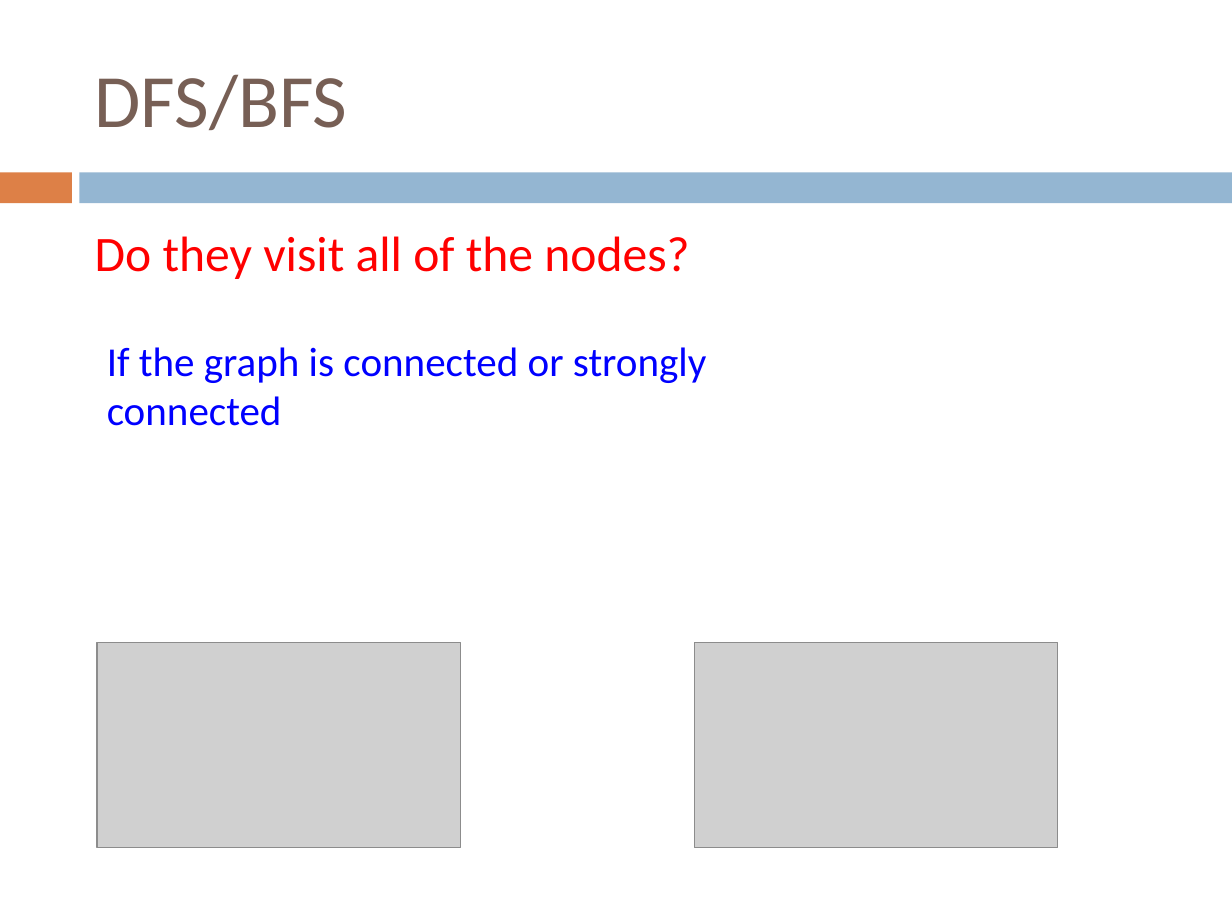
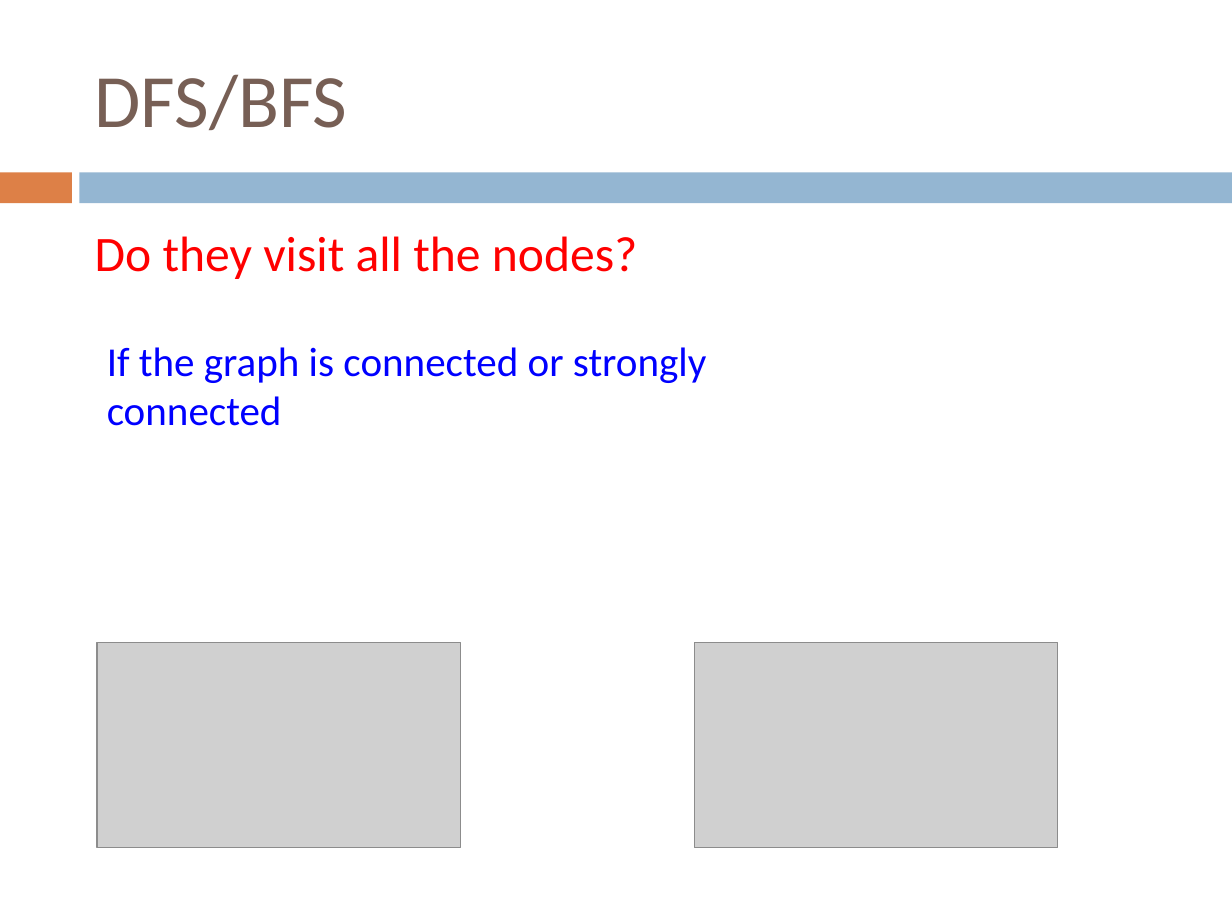
Before and after one commit to Collins-kariuk/Algorithms, a slide deck: slide 65 of Lectures/Lecture 17_Graphs.pptx (slide 66 before the commit). Drawn at 1232x924 pixels with LibreOffice and Linux fonts; fonts in the diff are those of the drawing; grey boxes stand for pictures. Boxes give left, top, right and bottom in pixels: in the first picture for what was removed or moved away, otherwise in the second. Text is boxed around its words. In the diff, an @@ line names an element or a change of style, - is before the commit and + after.

```diff
--- a/Lectures/Lecture 17_Graphs.pptx
+++ b/Lectures/Lecture 17_Graphs.pptx
@@ text at (95, 236, 637, 279): text changed @@
-Do they visit all of the nodes?
+Do they visit all the nodes?
```
Also in this commit, not shown: 9 other slides changed, 1 slide removed.
